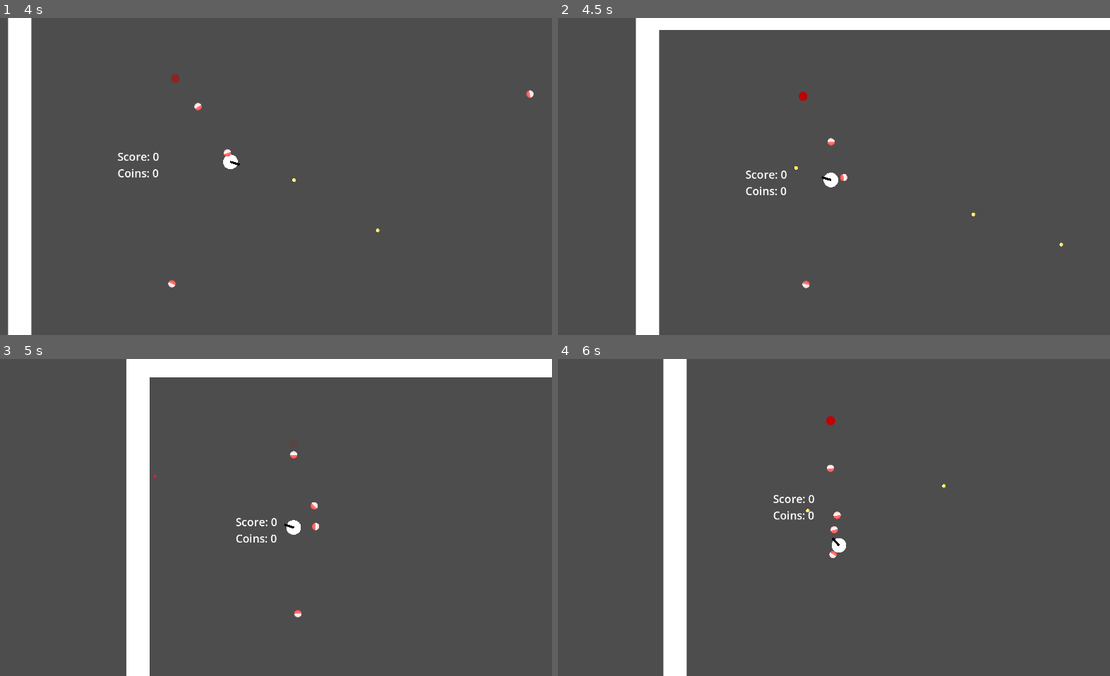
Above: before the commit, frames 1-4 (two rows, left to right).
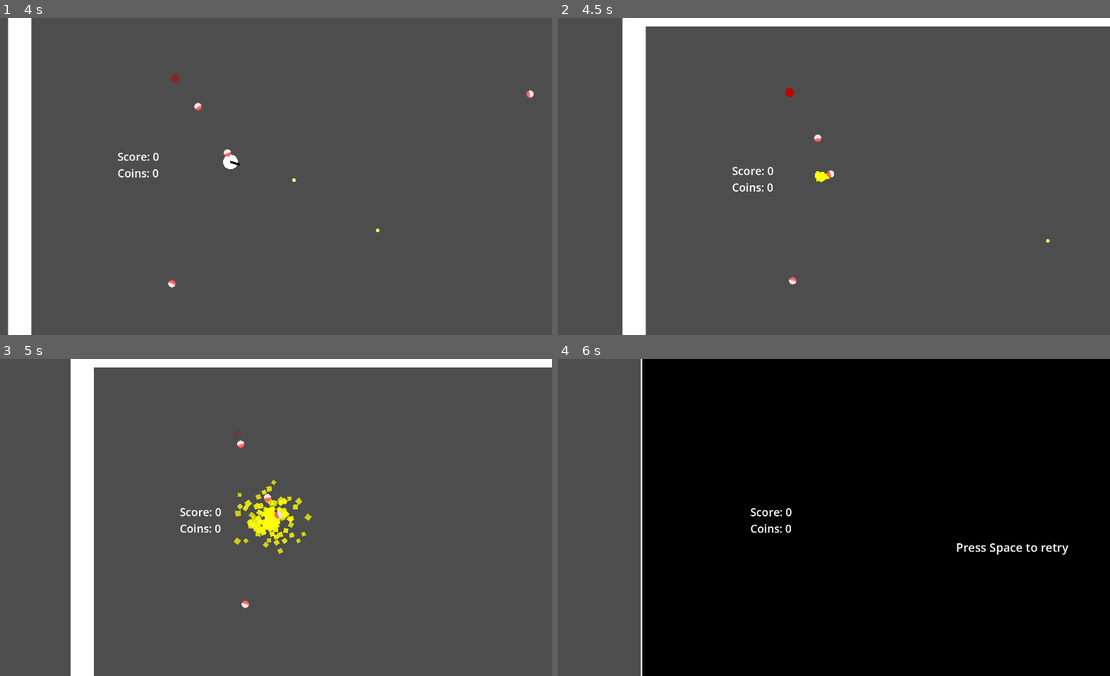
Above: after the commit, the same moments.

Repository: Shoogle8989/Arcade-Game
Game: Godot game, scene res://Scene/main_scene.tscn
Two runs of this game, one before a commit and one after it. Both use one fixed random seed, a clock stepped at 60 frames per second and the inputs below.
Inputs (mouse positions are in pixels of both pictures, inside the frame that each line leads up to):
- Up to frame 1 (4 s): move the mouse to (391, 160) at 0.52 s; press the mouse at (391, 160) at 0.53 s; hold Right (Right) 0.53-1.28 s; move the mouse to (154, 192) at 1.27 s; release the mouse at (154, 192) at 1.28 s; hold S (Down) 1.28-2.03 s; click (154, 192) at 1.35 s; move the mouse to (325, 106) at 2.02 s; press the mouse at (325, 106) at 2.03 s; hold Right (Right) 2.03-2.78 s; move the mouse to (242, 239) at 2.77 s; release the mouse at (242, 239) at 2.78 s; hold Up (Up) 2.78-3.53 s; click (242, 239) at 2.85 s; move the mouse to (441, 224) at 3.52 s; press the mouse at (441, 224) at 3.53 s; hold A (Left) from 3.53 s (still down)
- Up to frame 2 (4.5 s): keep holding A (Left); move the mouse to (657, 128) at 4.27 s; release the mouse at (657, 128) at 4.28 s; click (657, 128) at 4.35 s
- Up to frame 3 (5 s): keep holding A (Left)
- Up to frame 4 (6 s): move the mouse to (856, 517) at 5.02 s; release A (Left) at 5.03 s; press the mouse at (856, 517) at 5.03 s; hold S (Down) 5.03-5.78 s; move the mouse to (745, 438) at 5.77 s; release the mouse at (745, 438) at 5.78 s; hold Right (Right) from 5.78 s (still down); click (745, 438) at 5.85 s

Frame 1 is identical in both runs. In frame 2, 6.6% of the frame differs, in the area x 11-100%, y 0-100%; in frame 3, 12%; in frame 4, 85%, in the area x 14-100%, y 0-100%.

Commit message:
corrigido dano por inimigo
proximo passo adicionar visual e som ao dano sofrido

Diff:
--- a/Twin Stick 2D Shoot Em Up/Code/CharacterMovement.gd
+++ b/Twin Stick 2D Shoot Em Up/Code/CharacterMovement.gd
@@ -8,7 +8,7 @@
 @export var HASTE = 0
 @export var BASE_ATK_TIME = 0.8
 @export var ATK_TIME = 0.8
-@export var DAMAGE_TIME = 0.5
+@export var DAMAGE_TIME = 0.1
 @export var Bullet: PackedScene
 @onready var Camera = get_node("Camera2D")
 
--- a/Twin Stick 2D Shoot Em Up/Code/Enemy.gd
+++ b/Twin Stick 2D Shoot Em Up/Code/Enemy.gd
@@ -13,6 +13,8 @@
 @onready var absolute_parent = get_parent()
 # Used to increase the score (Spawners should be the child of a "scene" node)
 @export var score_value = 1
+
+var player_body
 
 var direction: Vector2
 
@@ -35,11 +37,17 @@
 			self.velocity.y = direction.y * SPEED
 
 	move_and_slide()
+	if player_body && player_body.get("die") != true:
+		player_body.Damage(damage)
 
 # Destroy the player
 func _on_area_detector_body_entered(body):
 	if body.name == player_name && body.get("die") != true:
-		body.Damage(damage)
+		player_body = body
+
+func _on_area_detector_body_exited(body):
+	if body.name == player_name && body.get("die") != true:
+		player_body = null
 
 # Get hit, or die.
 func hit(damage):
